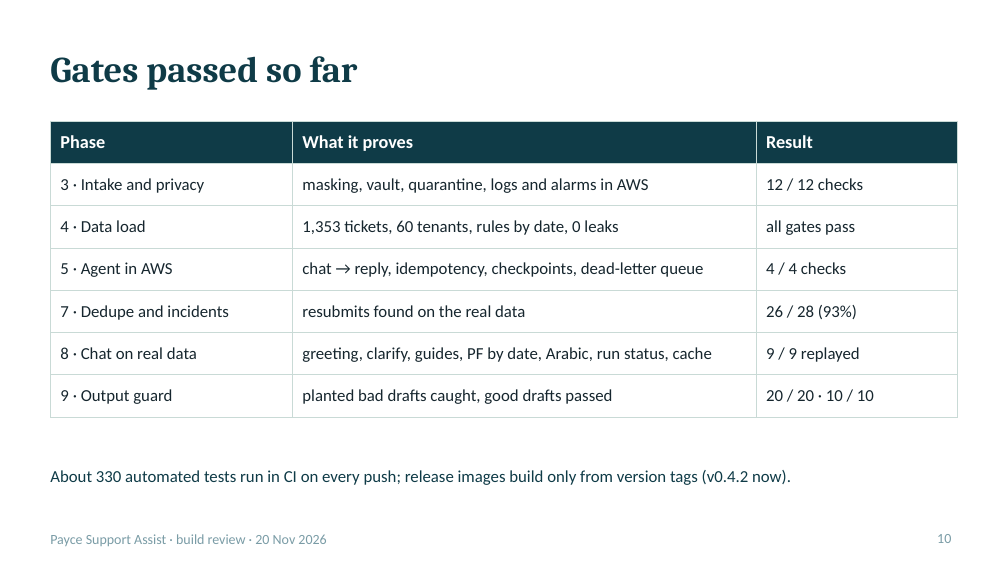
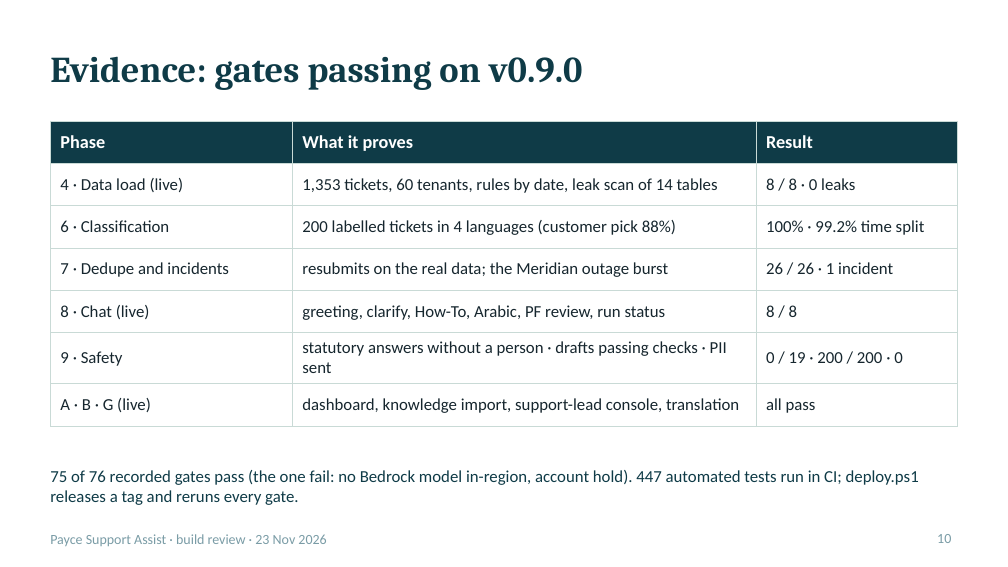
Before and after one commit to aarushisinghalfde/paynest, a slide deck: slide 10 of docs/Payce_Support_Assist_build_review.pptx. Drawn at 1008x567 pixels with LibreOffice and Linux fonts; fonts in the diff are those of the drawing. Boxes give left, top, right and bottom in pixels: in the first picture for what was removed or moved away, otherwise in the second. Text is boxed around its words. In the diff, an @@ line names an element or a change of style, - is before the commit and + after.

Commit message:
Evidence automation, reviewer why-panel, named reviewers, safer stack updates, deck

```diff
--- a/docs/Payce_Support_Assist_build_review.pptx
+++ b/docs/Payce_Support_Assist_build_review.pptx
@@ title at (50, 56, 583, 90): text changed @@
-Gates passed so far
+Evidence: gates passing on v0.9.0
@@ table at (50, 121, 958, 417) @@
-row 2: 3 · Intake and privacy | masking, vault, quarantine, logs and alarms in AWS | 12 / 12 checks
+row 2: 4 · Data load (live) | 1,353 tickets, 60 tenants, rules by date, leak scan of 14 tables | 8 / 8 · 0 leaks
-row 3: 4 · Data load | 1,353 tickets, 60 tenants, rules by date, 0 leaks | all gates pass
+row 3: 6 · Classification | 200 labelled tickets in 4 languages (customer pick 88%) | 100% · 99.2% time split
-row 4: 5 · Agent in AWS | chat → reply, idempotency, checkpoints, dead-letter queue | 4 / 4 checks
+row 4: 7 · Dedupe and incidents | resubmits on the real data; the Meridian outage burst | 26 / 26 · 1 incident
-row 5: 7 · Dedupe and incidents | resubmits found on the real data | 26 / 28 (93%)
+row 5: 8 · Chat (live) | greeting, clarify, How-To, Arabic, PF review, run status | 8 / 8
-row 6: 8 · Chat on real data | greeting, clarify, guides, PF by date, Arabic, run status, cache | 9 / 9 replayed
+row 6: 9 · Safety | statutory answers without a person · drafts passing checks · PII sent | 0 / 19 · 200 / 200 · 0
-row 7: 9 · Output guard | planted bad drafts caught, good drafts passed | 20 / 20 · 10 / 10
+row 7: A · B · G (live) | dashboard, knowledge import, support-lead console, translation | all pass
@@ text at (50, 470, 919, 505): text changed @@
-About 330 automated tests run in CI on every push; release images build only from version tags (v0.4.2 now).
+75 of 76 recorded gates pass (the one fail: no Bedrock model in-region, account hold). 447 automated tests run in CI; deploy.ps1 releases a tag and reruns every gate.
@@ text at (50, 534, 326, 546): text changed @@
-Payce Support Assist · build review · 20 Nov 2026
+Payce Support Assist · build review · 23 Nov 2026
```
Also in this commit, not shown: 10 other slides changed, 19 other files.
